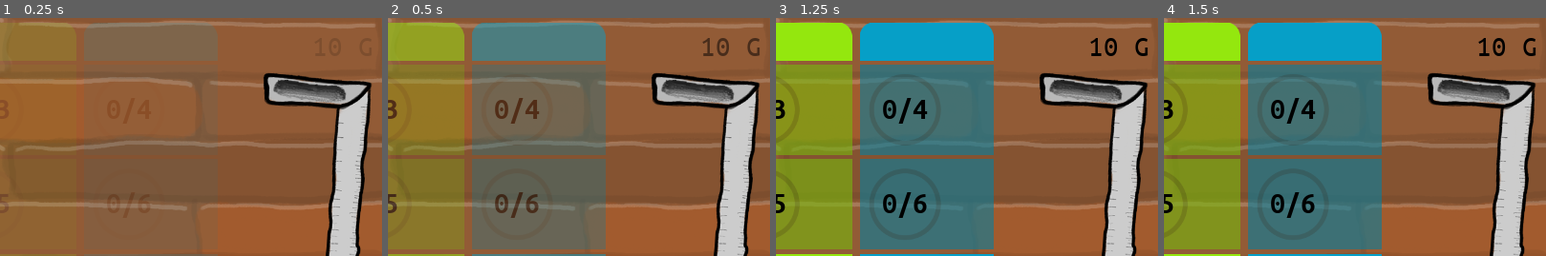
Above: before the commit, frames 1-4 (left to right).
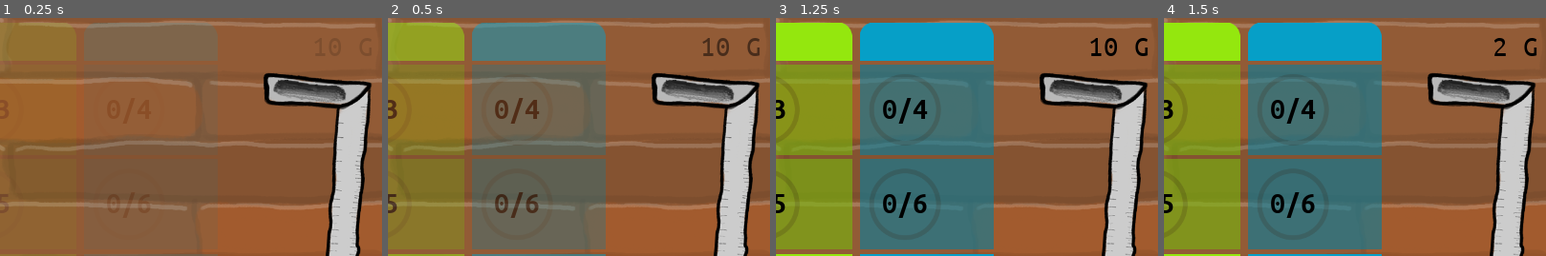
Above: after the commit, the same moments.

Repository: matzebond/DiceRepair
Game: Godot game, scene res://scenes/screens/RootNode.tscn
Same seed, same stepped clock (60 frames per second), same inputs: the game is played once before the commit and once after it.
Inputs (mouse positions are % of the whole screen's width and height, from its top left):
- Up to frame 1 (0.25 s): no input
- Up to frame 2 (0.5 s): no input
- Up to frame 3 (1.25 s): drag from (70, 88) to (33, 19) at 0.52 s
- Up to frame 4 (1.5 s): tap Enter at 1.25 s; drag from (65, 81) to (33, 19) at 1.27 s
The pictures show only the part of the screen within x 50-100%, y 0-50%; the shares and areas given below are measured in that part.

Frames 1-3 are identical in both runs. In frame 4, 0.3% of the frame differs, in the area x 82-98%, y 8-16%.

Commit message:
all state in RootNode

Diff:
--- a/scenes/jobs/Job.gd
+++ b/scenes/jobs/Job.gd
@@ -49,7 +49,7 @@
 func current_step_done():
     current_step += 1
     if current_step >= steps:
-        get_tree().current_scene.active_scene.add_money(money_reward)
+        get_tree().current_scene.add_money(money_reward)
     enable_step(current_step)
 
 
--- a/scenes/jobs/JobStep.gd
+++ b/scenes/jobs/JobStep.gd
@@ -75,7 +75,7 @@
 
 
 func _process(delta):
-    if is_waiting and get_tree().current_scene.active_scene.name == "GameScene" and get_tree().current_scene.active_scene.game_running:
+    if is_waiting and get_tree().current_scene.game_running:
         if wait_base > 0:
             wait_base = max(0, wait_base - delta * WAIT_FACTOR_BASE)
         else:
@@ -91,7 +91,7 @@
 
 func is_done():
 
-    var scene = get_tree().current_scene.active_scene
+    var scene = get_tree().current_scene
 
     scene.add_money(money_reward)
 
@@ -109,8 +109,9 @@
 
 
     for die in dice:
-        scene.add_die(die)
+        scene.active_scene.add_die(die)
 
+    get_tree().current_scene.add_money(money_reward)
 
 func tween_complete(_obj, _key):
     self.queue_free()
--- a/scenes/screens/GameScene.gd
+++ b/scenes/screens/GameScene.gd
@@ -3,23 +3,17 @@
 
 const ROUND_TIME = 20
 
-signal money_changed(money)
 
-var game_running = false
-var time = 0
-var money
 
 
 func end_scene():
-    game_running = false
-    time = 0
+    get_tree().current_scene.game_running = false
+    get_tree().current_scene.time = 0
 
 
-func start_scene(dice, money):
-    game_running = true
-    time = ROUND_TIME
-    self.money = money
-    emit_signal("money_changed", money)
+func start_scene(dice):
+    get_tree().current_scene.game_running = true
+    get_tree().current_scene.time = ROUND_TIME
     for die in dice:
         var die_inst = Die.instance().init(die)
         self.add_die(die_inst)
@@ -41,7 +35,3 @@
 
 func get_next_scene():
     return "Upgrade"
-
-func add_money(delta):
-    money += delta
-    emit_signal("money_changed", money)
--- a/scenes/screens/GameScene.tscn
+++ b/scenes/screens/GameScene.tscn
@@ -55,4 +55,3 @@
 [node name="DieArea" parent="." instance=ExtResource( 4 )]
 position = Vector2( 640, 670 )
 scale = Vector2( 6, 0.9 )
-[connection signal="money_changed" from="." to="Money" method="_on_GameScene_money_changed"]
--- a/scenes/screens/RootNode.gd
+++ b/scenes/screens/RootNode.gd
@@ -13,7 +13,10 @@
    }
 var active_scene
 var dice = [Dice.D6(), Dice.D8(), Dice.D12()]
+var game_running = false
+var time = 0
 var money = 10
+signal money_changed(money)
 
 
 func _ready():
@@ -31,7 +34,8 @@
     # instance and add new
     active_scene = Scene.instance()
     add_child(active_scene)
-    active_scene.start_scene(dice, money)
+    active_scene.start_scene(dice)
+    emit_signal("money_changed", money)
 
 func end_scene():
     active_scene.end_scene()
@@ -53,9 +57,14 @@
         printerr("Invalid scene name '" + next_scene_name + "'")
 
 
+func add_money(delta):
+    money += delta
+    emit_signal("money_changed", money)
+
 func can_pay(amount):
     if money >= amount:
         money -= amount
+        emit_signal("money_changed", money)
         return true
     else:
         return false
--- a/scenes/screens/UpgradeScene.gd
+++ b/scenes/screens/UpgradeScene.gd
@@ -6,7 +6,7 @@
 func _on_StartButton_pressed():
     get_tree().current_scene.end_scene()
 
-func start_scene(dice, money):
+func start_scene(dice):
     for die in dice:
         var die_inst = Die.instance().init(die)
         self.add_die(die_inst)
--- a/scenes/ui/Money.gd
+++ b/scenes/ui/Money.gd
@@ -1,4 +1,7 @@
 extends Label
 
-func _on_GameScene_money_changed(money):
+func _ready():
+    get_tree().current_scene.connect("money_changed", self, "money_changed")
+
+func money_changed(money):
     text = str(money) + " G"
--- a/scenes/ui/Time.gd
+++ b/scenes/ui/Time.gd
@@ -2,9 +2,9 @@
 
 func _process(delta):
 
-    var scene = get_tree().current_scene.active_scene
+    var scene = get_tree().current_scene
 
-    if scene.name == "GameScene" and scene.game_running:
+    if scene.game_running:
         scene.time = max(0, scene.time - delta)
         if scene.time <= 0:
             get_tree().current_scene.end_scene()
@@ -12,7 +12,7 @@
 
 
 func update_text():
-    var scene = get_tree().current_scene.active_scene
+    var scene = get_tree().current_scene
     var time = scene.time
     if time > 1:
         time = ceil(time)
